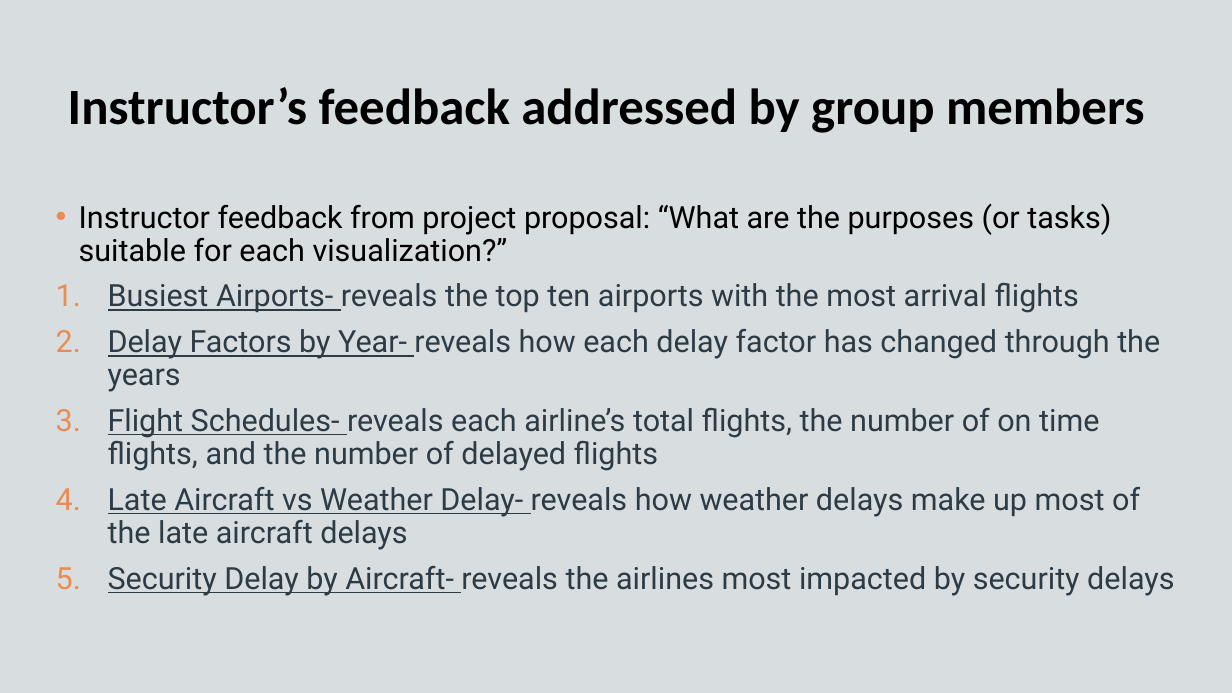
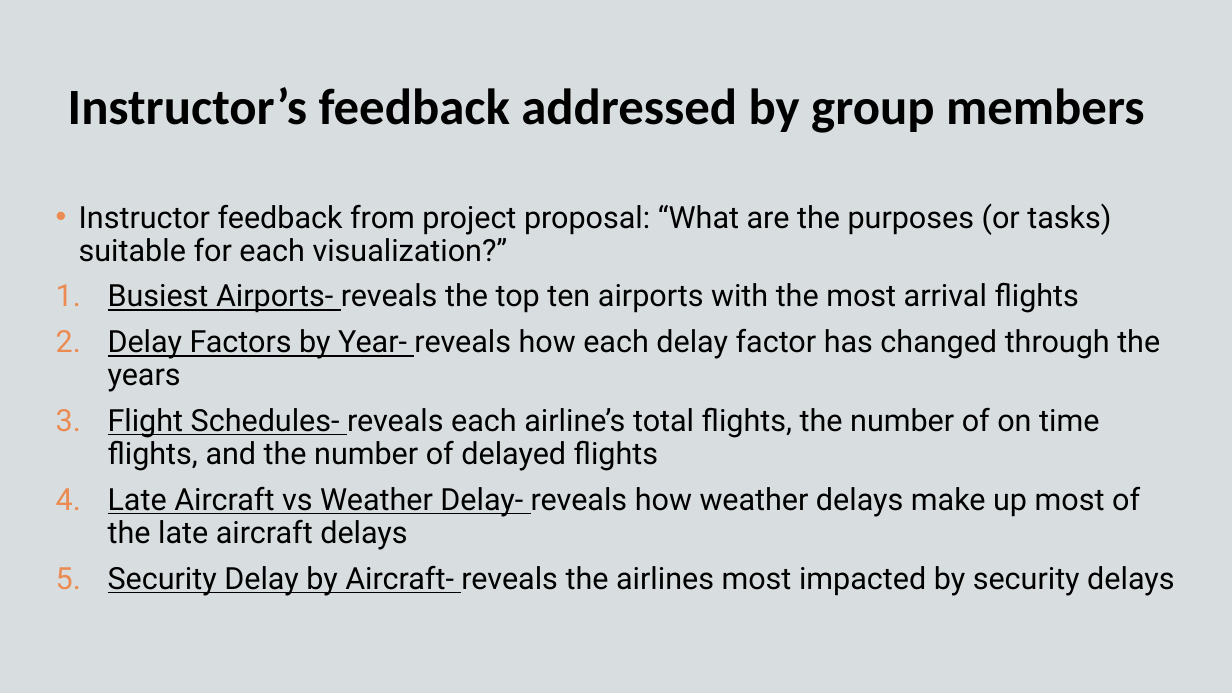
Before and after one commit to mkartuncc/4122_Final_Project, a slide deck: slide 3 of Skyline Scumbles.pptx. Drawn at 1232x693 pixels with LibreOffice and Linux fonts; fonts in the diff are those of the drawing; background and template pictures are left out. Boxes give left, top, right and bottom in pixels: in the first picture for what was removed or moved away, otherwise in the second. Text is boxed around its words. In the diff, an @@ line names an element or a change of style, - is before the commit and + after.

```diff
--- a/Skyline Scumbles.pptx
+++ b/Skyline Scumbles.pptx
@@ text at (108,282,1174,596): text colour #2D3B45 to #000000 in "Busiest Airports- reveals the top ten airports ...", "Delay Factors by Year- reveals how each ...", "Flight Schedules- reveals each airline’s total flights, ...", "Late Aircraft vs Weather Delay- reveals how ..." and 1 more places @@
```
Also in this commit, not shown: 1 other slide changed.
